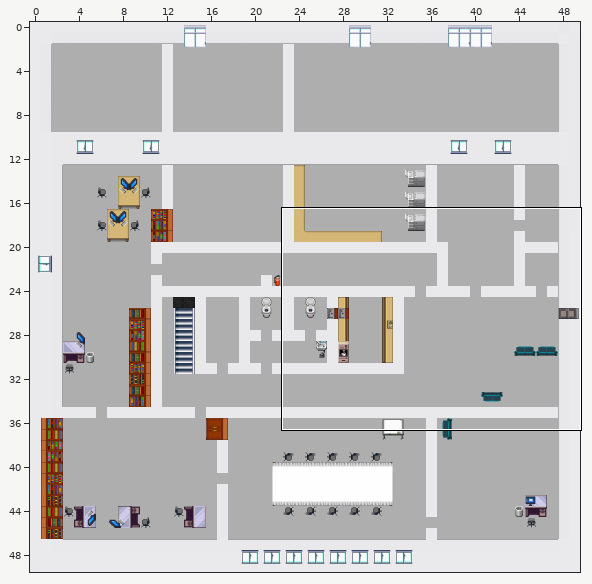
Tiled map (JSON): map/baltic.json. Above, an overview of the earlier version with the close-up marked.
Close-up. As it was:
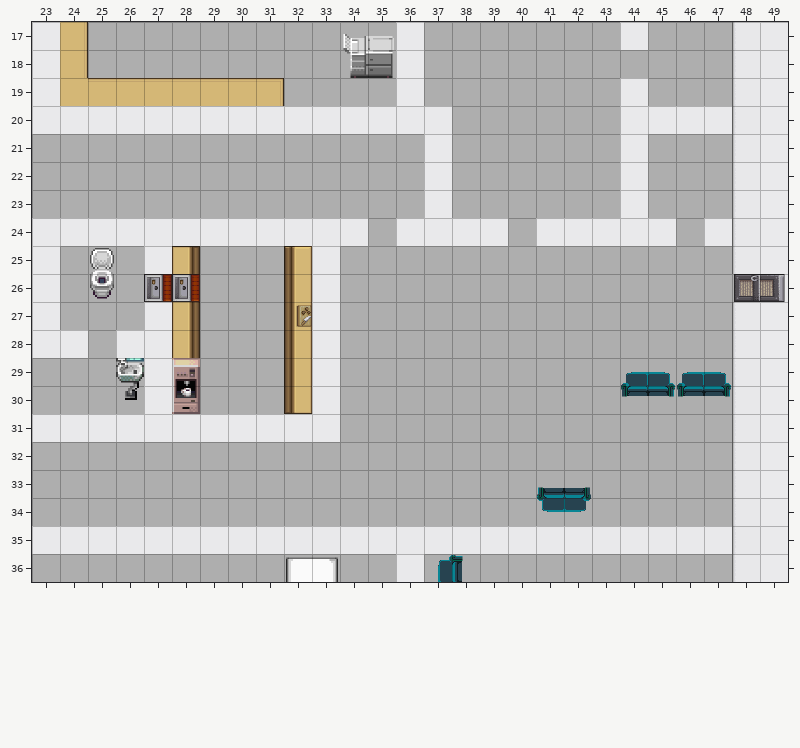
Cells are 32x32 px. Shown: x 23..49, y 17..36. The commit also changed other parts of the map, which this record leaves out. Not drawn, because the pictures are missing: unchanged layers "collides", "exitBaltic", "startBaltic".
New version:
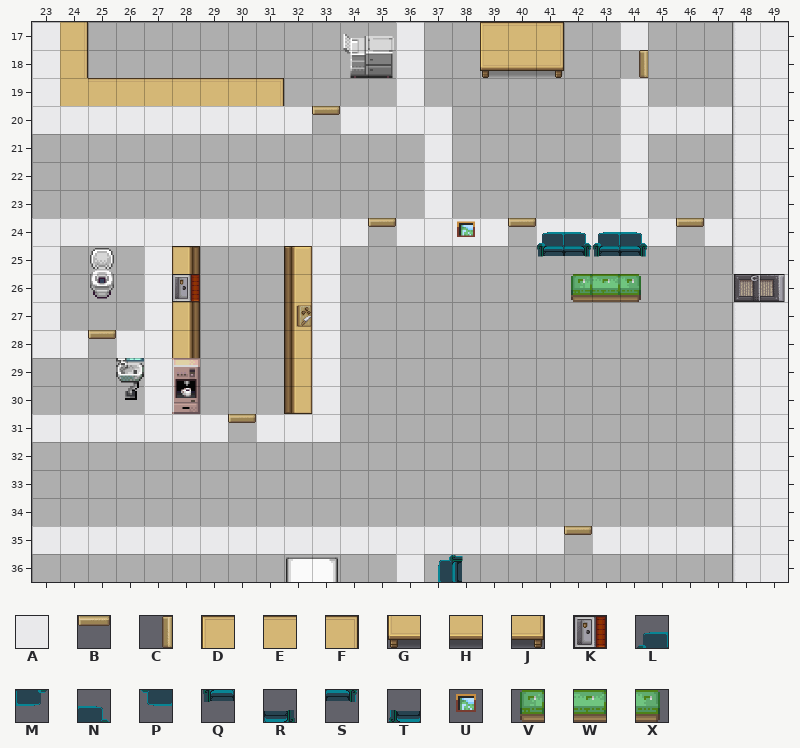
Key: from "cija_32x32_expansion for Pipoy": A 721, B 936, C 936 turned 90, D 1340, E 1341, F 1342, G 1370, H 1371, J 1372, K 1442 turned 270; from "rc3-mullana-objects": L 48, M 48 turned 180, N 49, P 49 turned 180, Q 64, R 64 turned 180, S 65, T 65 turned 180; from "tilesets_deviant_milkian_1": U 158, V 244, W 245, X 246.
_ is an empty cell.
Difference:
Layer "bottomWall":
y 20: x 33 A -> _
y 31: x 30 A -> _
y 35: x 42 A -> _
Layer "topwall":
y 18: x 44 _ -> C
y 20: x 33 _ -> B
y 24: x 35 _ -> B; x 40 _ -> B; x 46 _ -> B
y 28: x 25 _ -> B
y 31: x 30 _ -> B
y 35: x 42 _ -> B
Layer "objects":
y 17: x 39..41 ___ -> DEF
y 18: x 39..41 ___ -> GHJ
y 26: x 42..44 ___ -> VWX
y 29: x 44..47 LNLN -> ____
y 30: x 44..47 QSQS -> ____
y 33: x 41..42 TR -> __
y 34: x 41..42 PM -> __
Layer "topobjects":
y 24: x 38 _ -> U; x 41..44 ____ -> LNLN
y 25: x 41..44 ____ -> QSQS
y 26: x 27 K -> _
